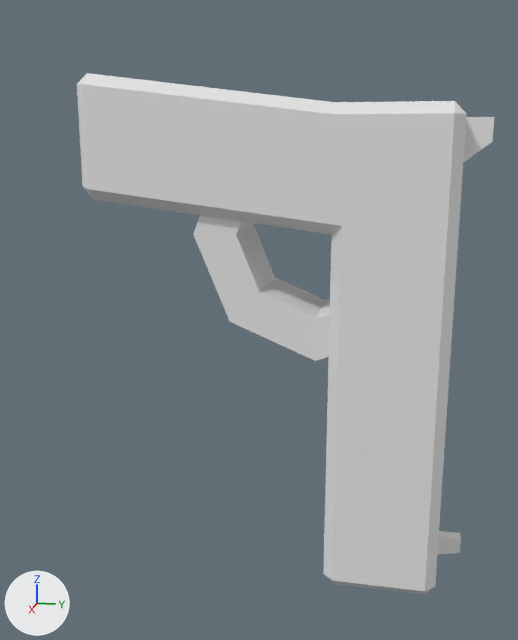
Two versions of the COLLADA model gun.dae, one commit apart.
Camera for both pictures: a camera (50 mm lens) standing at (1.338, 0.244, 0.043) and looking at (-0.005, -0.025, -0.292). The axes (+X, +Y, +Z) are drawn at lower left. The lights are the same throughout.
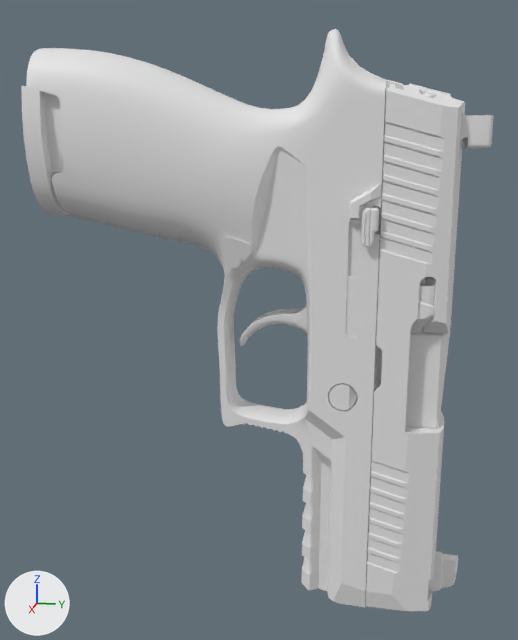
The change in detail:
Material 'Material.001' (mat_material_001) is new.
Its base color is (0.8, 0.8, 0.8) (white #e7e7e7).
me_cube_001 is used by ob_cube_001; location (0.0, 0.0, 0.0).
me_cube_001 had 86 vertices, 148 faces and spanned x -0.11..0.11, y -0.335..0.384, z -0.793..0.164.
me_cube_001 now has 9108 vertices, 17929 faces and spans x -0.105..0.105, y -0.437..0.382, z -0.856..0.237.
me_cube_001 part 1: the loose piece of 42 vertices spanning x -0.11..0.11, y -0.335..0.335, z -0.793..0.164 is rebuilt with 3035 vertices and now spans x -0.105..0.105, y -0.428..0.233, z -0.848..0.237, in mat_material_001 (white #e7e7e7).
me_cube_001 part 2: the loose piece of 20 vertices spanning x -0.069..0.089, y -0.128..0.15, z -0.341..-0.056 is rebuilt with 320 vertices and now spans x -0.069..0.068, y -0.058..0.197, z -0.346..-0.197, in mat_material_001 (white #e7e7e7).
me_cube_001 part 3: 24 vertices removed from x -0.043..0.043, y 0.211..0.384, z -0.78..0.087; 5753 vertices added at x -0.105..0.105, y -0.437..0.382, z -0.856..0.154.
me_cube_001 now uses material mat_material_001 (white #e7e7e7).

Pixel boxes [x1, y1, x2, y2] of what changed, in the pictures (518 x 640 px):
'Cube.001', reshaped (13% wider, 12% taller)
    before: [77, 73, 494, 594]
    after: [21, 29, 494, 612]
part 1 of me_cube_001, rebuilt (11% taller)
    before: [77, 73, 467, 594]
    after: [26, 29, 403, 607]
part 2 of me_cube_001, rebuilt
    before: [193, 215, 330, 361]
    after: [240, 303, 308, 347]
part 3 of me_cube_001, built on
    before: [438, 117, 494, 554]
    after: [21, 83, 494, 612]
